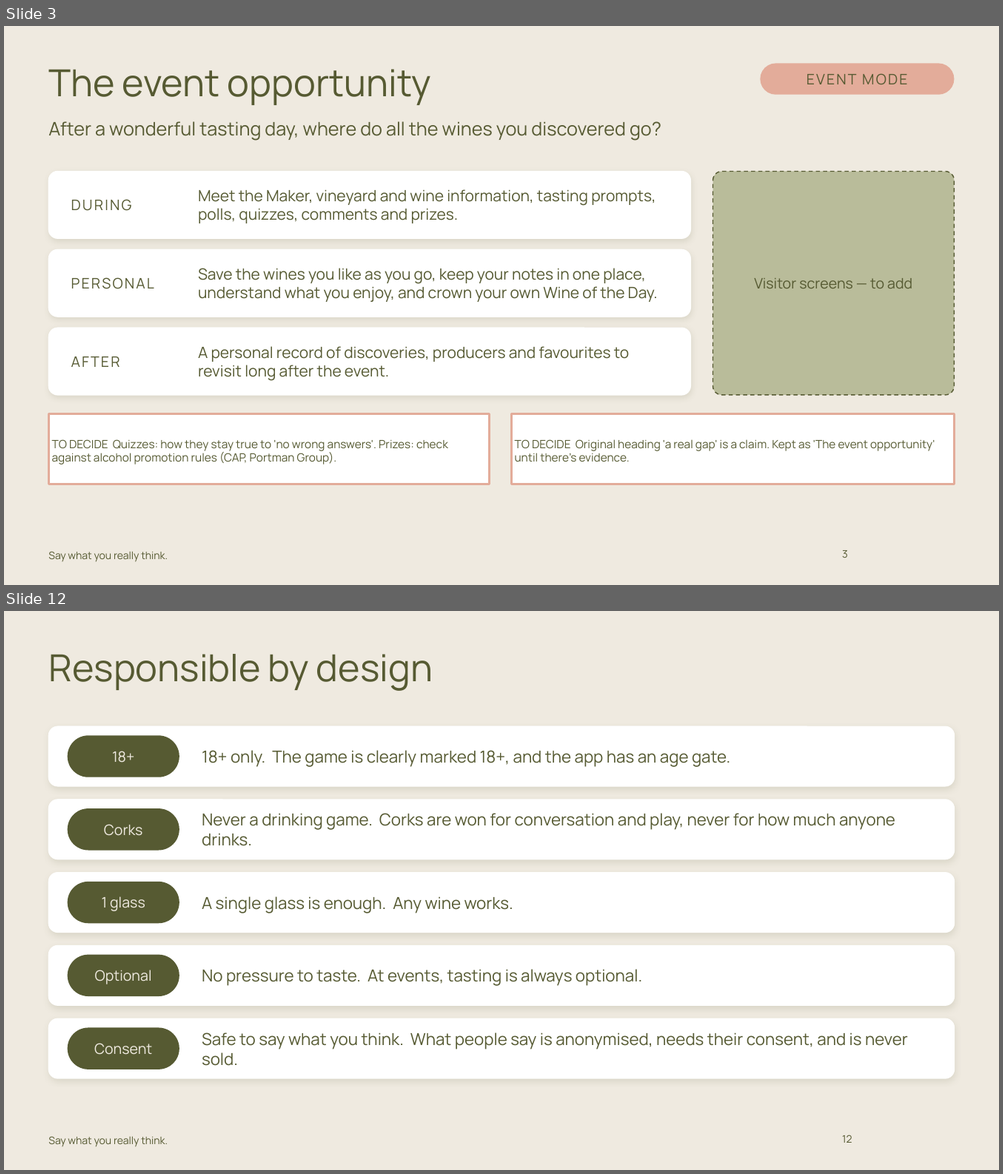
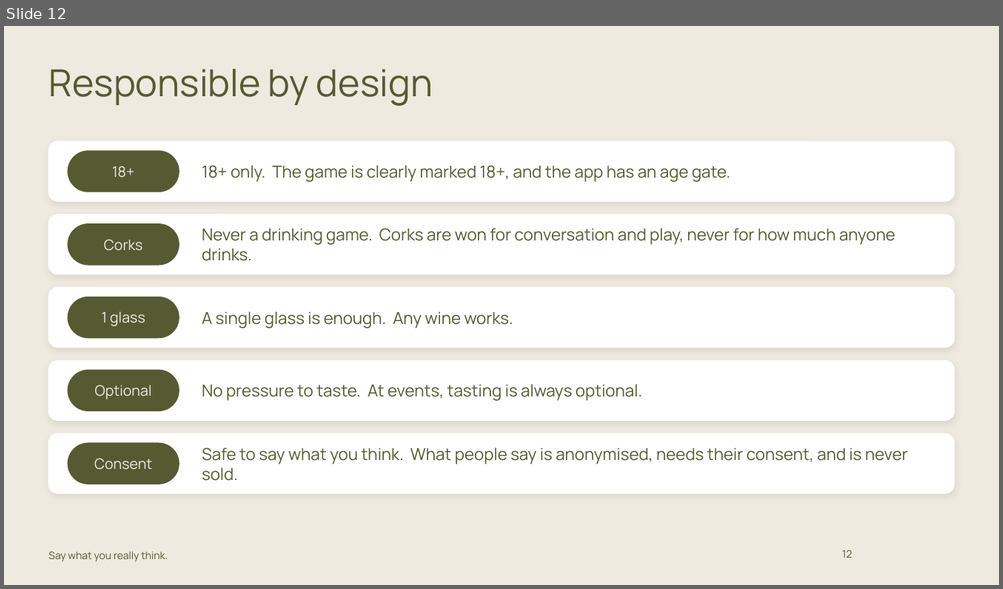
Before and after one commit to carrie147/entre-amis-brand-agent, a slide deck: decks/Entre Amis - Event Mode pack - DRAFT.pptx. Shown one above the other, each under a label of ours: slides 3 and 12 before the commit, slide 12 after it; the slides between them are not shown. The pictures are 1003x1174 and 1003x589 pixels, drawn with LibreOffice and Linux fonts; fonts in the diff are those of the drawing; background and template pictures are left out. Boxes give left, top, right and bottom in pixels: in the first picture for what was removed or moved away, otherwise in the second. Text is boxed around its words. In the diff, an @@ line names an element or a change of style, - is before the commit and + after.

```diff
--- a/decks/Entre Amis - Event Mode pack - DRAFT.pptx
+++ b/decks/Entre Amis - Event Mode pack - DRAFT.pptx
@@ slide 3 removed at bbox=[4, 26, 999, 585], background #EFEAE0; not listed: 1 template element that a slide beside it also shows @@
@@ title removed at bbox=[48, 69, 431, 105] @@
-The event opportunity
@@ rounded rectangle removed at bbox=[760, 63, 954, 95] @@
-EVENT MODE
@@ text removed at bbox=[48, 121, 661, 140] @@
-After a wonderful tasting day, where do all the wines you discovered go?
@@ rounded rectangle removed at bbox=[48, 172, 691, 238] @@
@@ rounded rectangle removed at bbox=[713, 172, 954, 395] @@
@@ text removed at bbox=[71, 199, 132, 211] @@
-DURING
@@ text removed at bbox=[198, 190, 655, 224] @@
-Meet the Maker, vineyard and wine information, tasting prompts, polls, quizzes, comments and prizes.
@@ rounded rectangle removed at bbox=[48, 249, 691, 317] @@
@@ text removed at bbox=[198, 268, 657, 302] @@
-Save the wines you like as you go, keep your notes in one place, understand what you enjoy, and crown your own Wine of the Day.
@@ text removed at bbox=[71, 278, 154, 289] @@
-PERSONAL
@@ text removed at bbox=[754, 278, 912, 289] @@
-Visitor screens — to add
@@ rounded rectangle removed at bbox=[48, 328, 691, 395] @@
@@ text removed at bbox=[71, 357, 120, 367] @@
-AFTER
@@ text removed at bbox=[198, 346, 629, 381] @@
-A personal record of discoveries, producers and favourites to revisit long after the event.
@@ rectangle removed at bbox=[48, 414, 489, 485] @@
-TO DECIDE Quizzes: how they stay true to 'no wrong answers'. Prizes: check against alcohol promotion rules (CAP, Portman Group).
@@ rectangle removed at bbox=[512, 414, 954, 485] @@
-TO DECIDE Original heading 'a real gap' is a claim. Kept as 'The event opportunity' until there's evidence.
@@ page number removed at bbox=[842, 551, 848, 558] @@
-3
```
Also in this commit, not shown: 7 slides changed, 5 slides added, 4 other slides removed, 2 other files.
